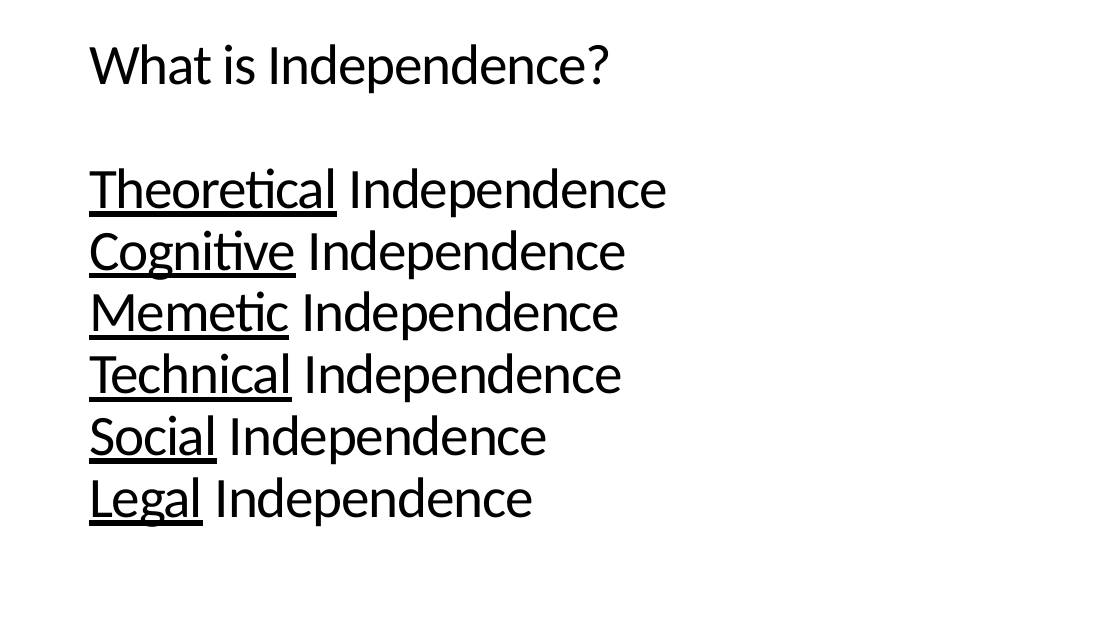
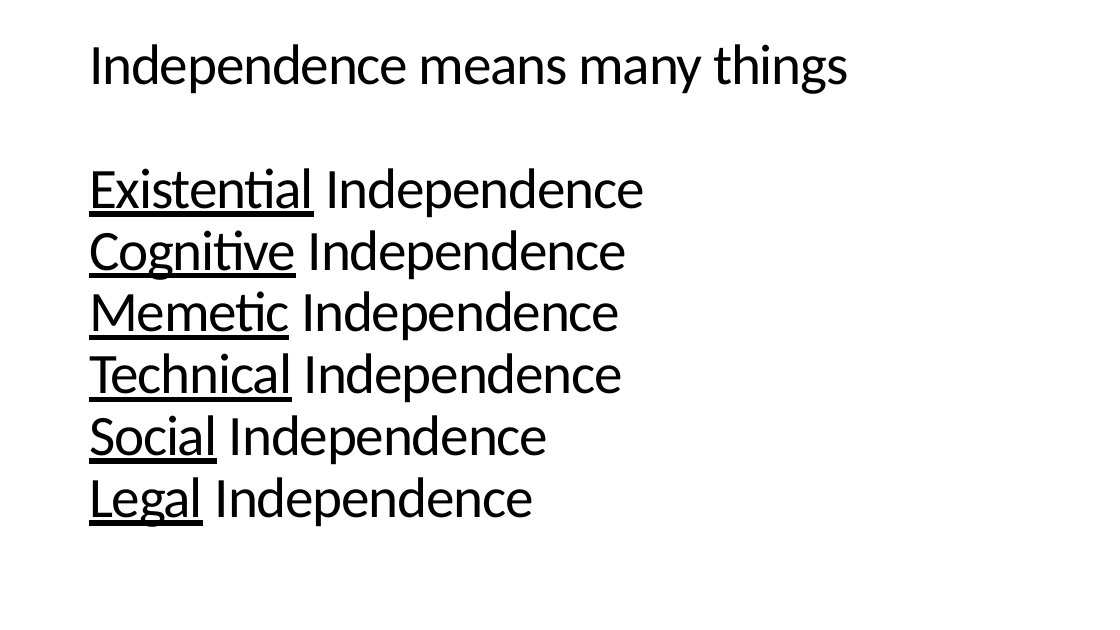
Before and after one commit to dsyme/dsyme-presentations, a slide deck: slide 3 of 2020-06-04-fsharpconf/on-independence.pptx. Drawn at 1120x630 pixels with LibreOffice and Linux fonts; fonts in the diff are those of the drawing. Boxes give left, top, right and bottom in pixels: in the first picture for what was removed or moved away, otherwise in the second. Text is boxed around its words. In the diff, an @@ line names an element or a change of style, - is before the commit and + after.

```diff
--- a/2020-06-04-fsharpconf/on-independence.pptx
+++ b/2020-06-04-fsharpconf/on-independence.pptx
@@ title at [89,44,849,527]: text changed @@
-What is Independence?
-Theoretical Independence
-Cognitive Independence
-Memetic Independence
-Technical Independence
-Social Independence
-Legal Independence
+Independence means many things
+Existential Independence
+Cognitive Independence
+Memetic Independence
+Technical Independence
+Social Independence
+Legal Independence
```
Also in this commit, not shown: 12 other slides changed, 4 slides added, 3 slides removed, 2 other files.
